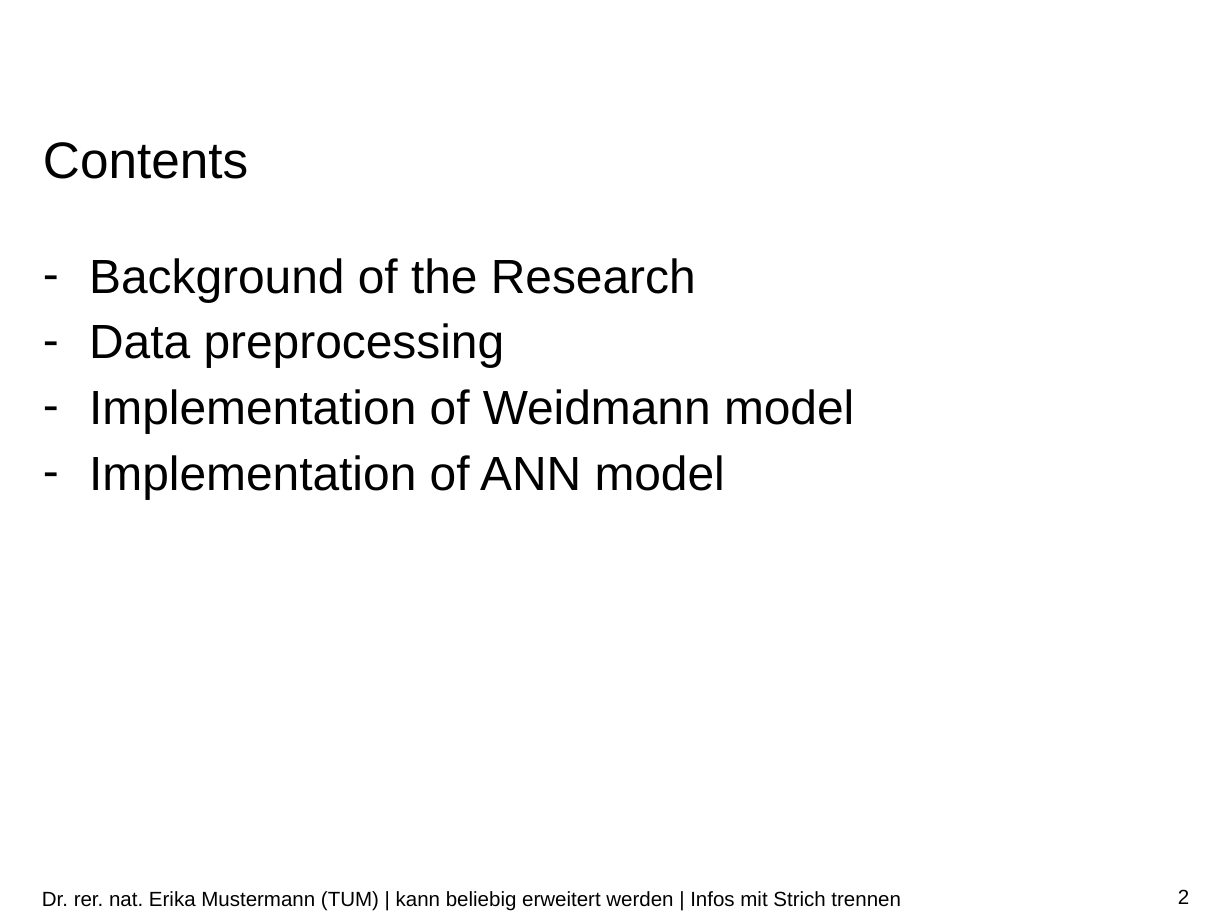
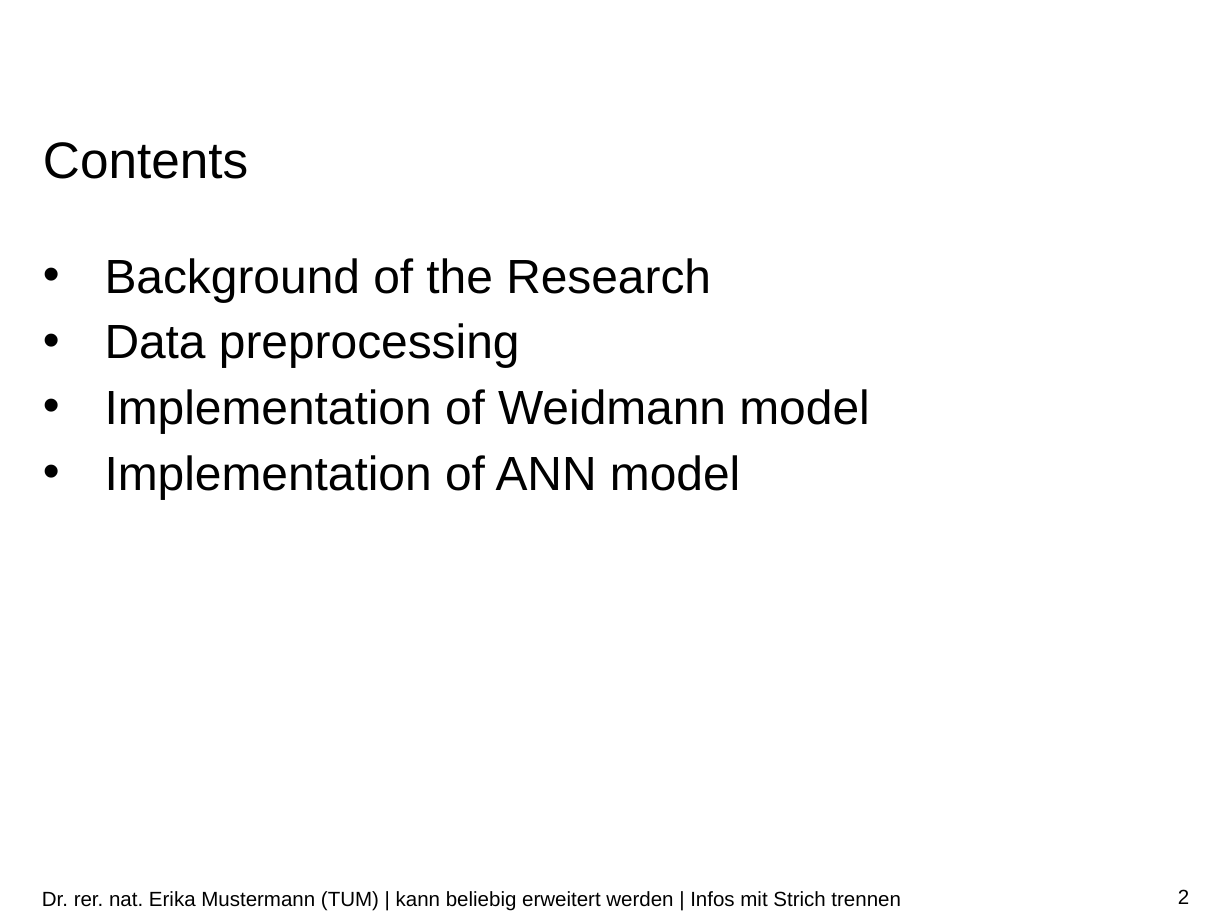
Before and after one commit to jingyi0126/Praktikum_Machine_Learning_in_Crowd_Modelling_and_Simulation, a slide deck: slide 2 of final project/Part_1-2-4.pptx. Drawn at 1232x924 pixels with LibreOffice and Linux fonts; fonts in the diff are those of the drawing; background and template pictures are left out. Boxes give left, top, right and bottom in pixels: in the first picture for what was removed or moved away, otherwise in the second. Text is boxed around its words. In the diff, an @@ line names an element or a change of style, - is before the commit and + after.

Commit message:
Resolved style discrepencies

```diff
--- a/final project/Part_1-2-4.pptx
+++ b/final project/Part_1-2-4.pptx
@@ text "Background of the Research" at (x1=105, y1=258, x2=869, y2=499): bullet - to • @@
```
Also in this commit, not shown: 3 other slides changed, 4 slides added, 4 slides removed.
